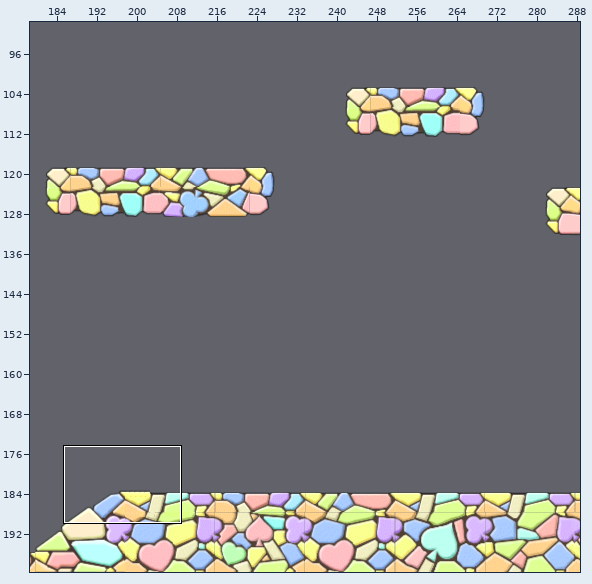
Tiled map (JSON): public/assets/map/map.json. Above, an overview of the earlier version with the close-up marked.
Close-up. Old version:
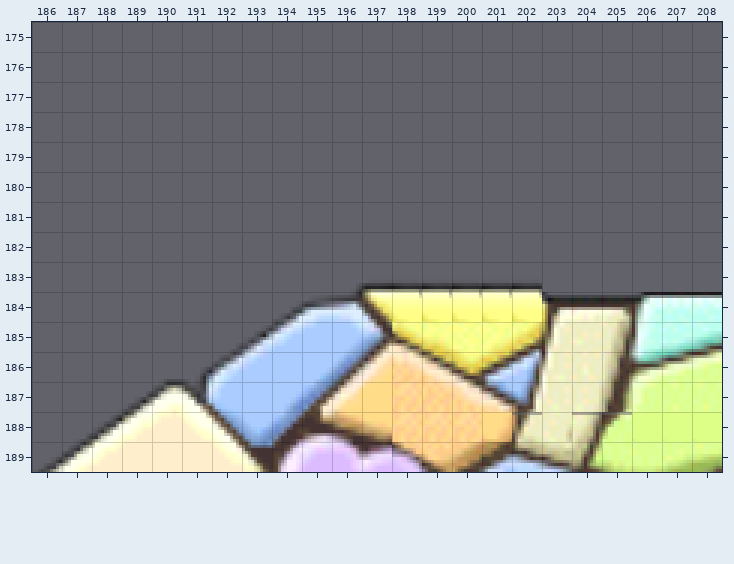
Cells are 10x10 px. Shown: x 186..208, y 175..189. The commit also changed other parts of the map, which this record leaves out.
New version:
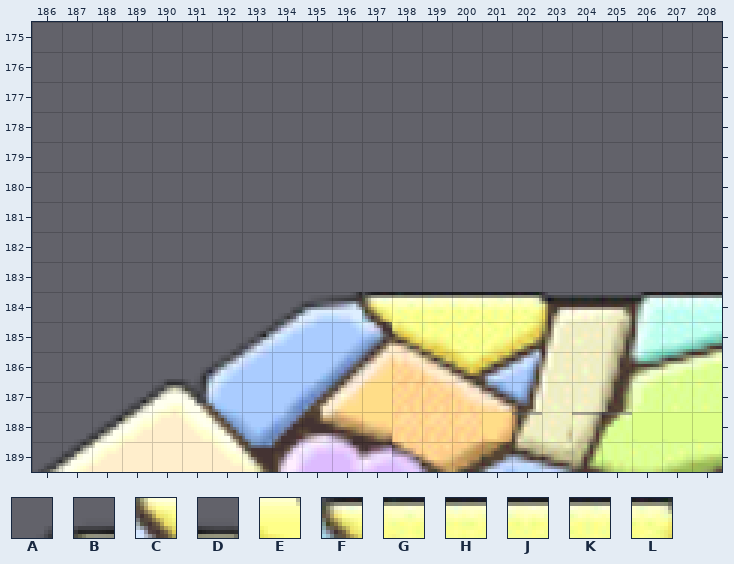
Key: from "texture": A 1073, B 1074, C 1122, D 2977, E 3025, F 7658, G 8984, H 8985, J 8986, K 8987, L 8988.
_ is an empty cell, . an unchanged one.
See-through tiles are keyed as they look on the map.
Change:
--- layer "platforms"
@@ x 196..202 @@
-183 ABDDDDD
-184 .CEEEEE
+183 _______
+184 .FGHJKL
Changed places in both close-ups, as pixel boxes (x1, y1, x2, y2):
changed: (356, 283, 542, 322)
